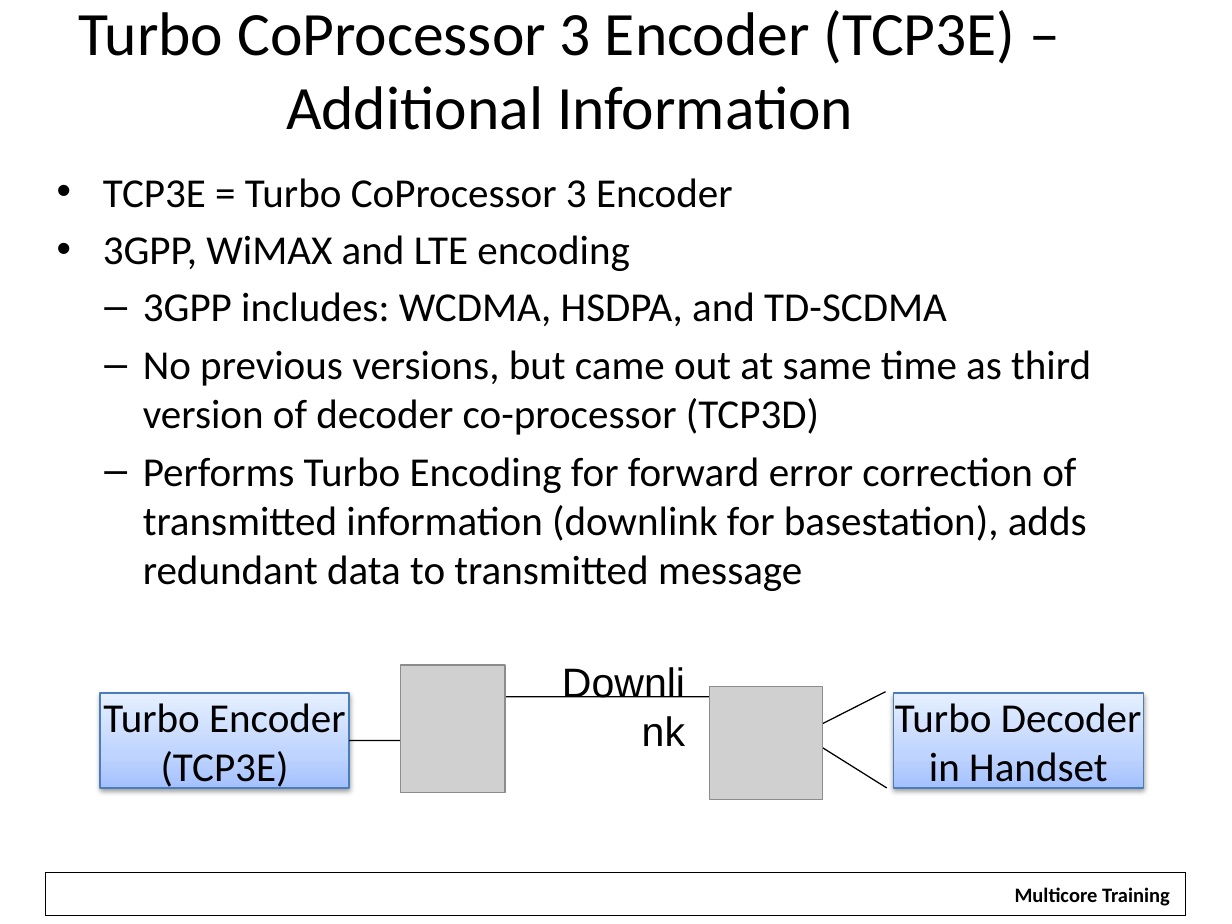
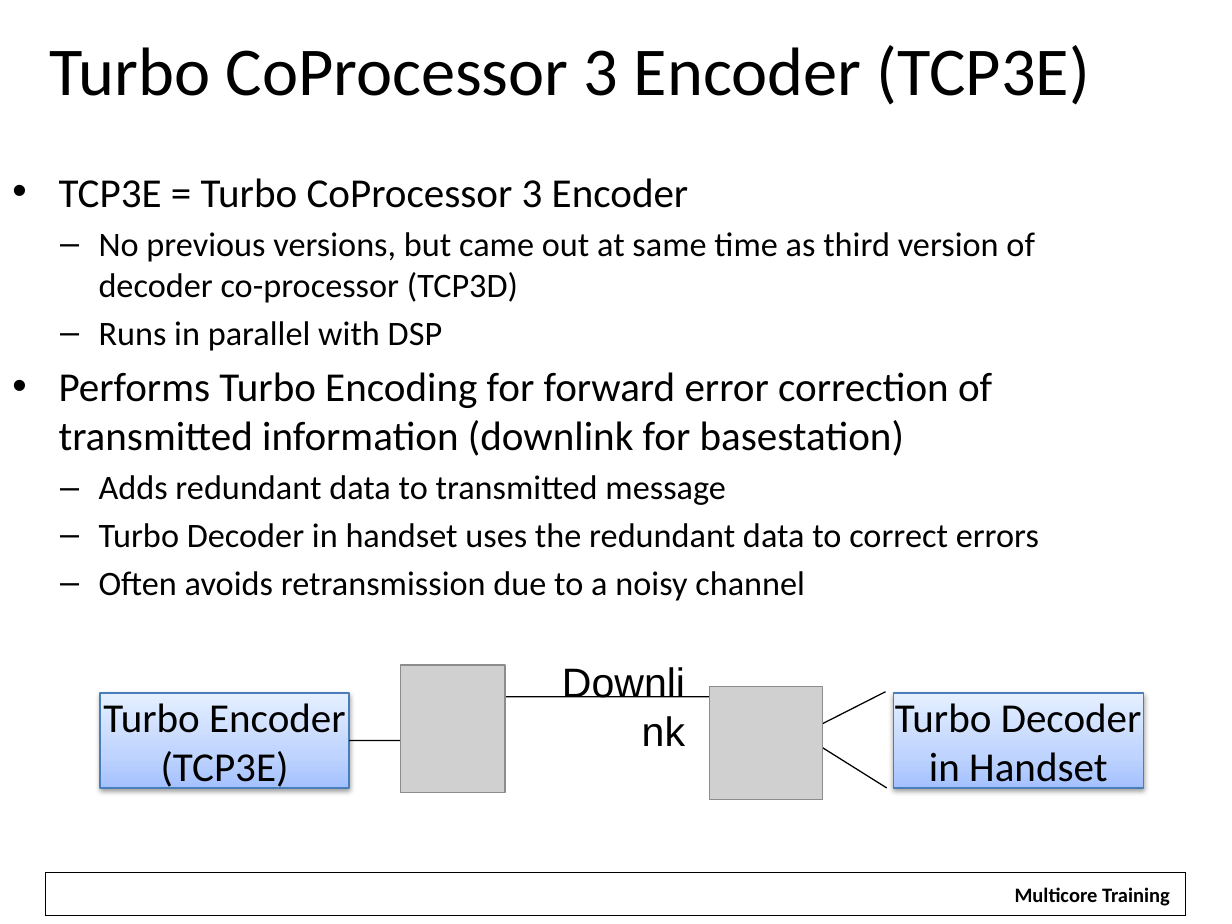
Before and after one commit to hari1989/keystone-workshop, a slide deck: slide 51 of slides/KeyStone Overview.pptx (slide 46 before the commit). Drawn at 1232x924 pixels with LibreOffice and Linux fonts; fonts in the diff are those of the drawing; grey boxes stand for pictures; background and template pictures are left out. Boxes give left, top, right and bottom in pixels: in the first picture for what was removed or moved away, otherwise in the second. Text is boxed around its words. In the diff, an @@ line names an element or a change of style, - is before the commit and + after.

```diff
--- a/slides/KeyStone Overview.pptx
+++ b/slides/KeyStone Overview.pptx
@@ title at (49, 45, 1090, 105): text changed; size 36 to 40 pt @@
-Turbo CoProcessor 3 Encoder (TCP3E) – Additional Information
+Turbo CoProcessor 3 Encoder (TCP3E)
@@ text "TCP3E = Turbo CoProcessor 3 ...": place and size @@
-text "TCP3E = Turbo CoProcessor 3 ..." at (103, 178, 1091, 591)
+text "TCP3E = Turbo CoProcessor 3 ..." at (59, 178, 1039, 601)
@@ text at (99, 232, 1035, 303): size 24 to 20 pt in "No previous versions, but came out at ..." @@
@@ text at (103, 235, 947, 326): paragraphs removed @@
-• 3GPP, WiMAX and LTE encoding
-  – 3GPP includes: WCDMA, HSDPA, and TD-SCDMA
@@ text at (59, 321, 1039, 601): text changed; size 24 to 20 pt @@
-  – Performs Turbo Encoding for forward error correction of transmitted information (downlink for basestation), adds redundant data to transmitted message
+  – Runs in parallel with DSP
+• Performs Turbo Encoding for forward error correction of transmitted information (downlink for basestation)
+  – Adds redundant data to transmitted message
+  – Turbo Decoder in handset uses the redundant data to correct errors
+  – Often avoids retransmission due to a noisy channel
```
Also in this commit, not shown: 26 other slides changed, 33 slides added, 18 slides removed, 1 other file.
